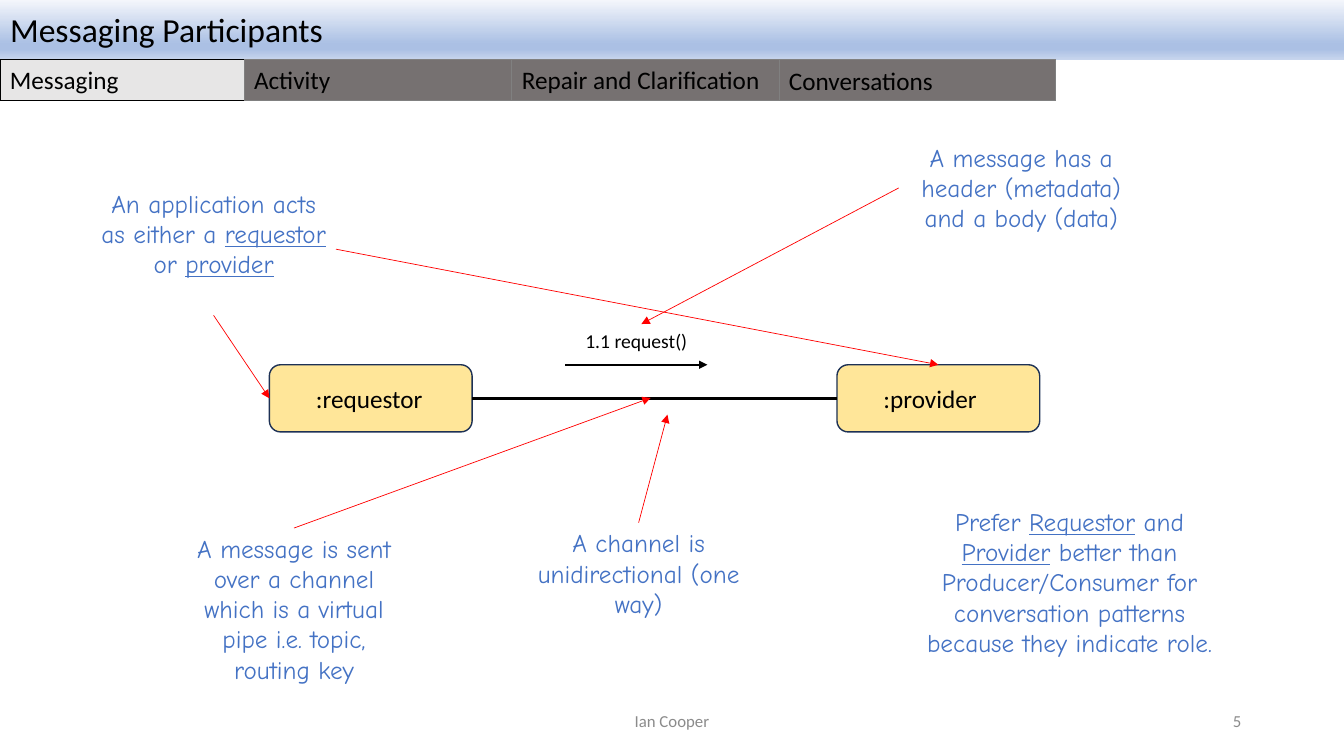
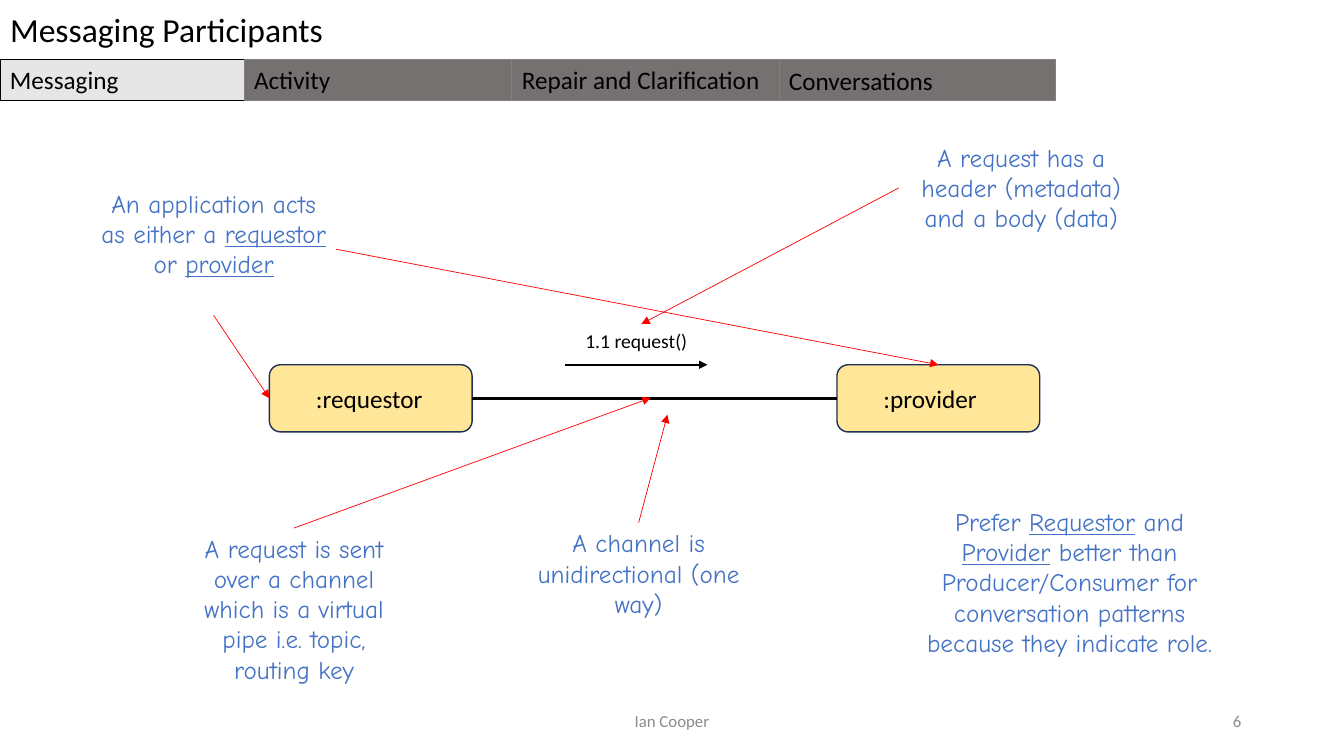
Before and after one commit to iancooper/Presentations, a slide deck: slide 6 of Conversation Patterns.pptx (slide 5 before the commit). Drawn at 1344x756 pixels with LibreOffice and Linux fonts; fonts in the diff are those of the drawing. Boxes give left, top, right and bottom in pixels: in the first picture for what was removed or moved away, otherwise in the second. Text is boxed around its words. In the diff, an @@ line names an element or a change of style, - is before the commit and + after.

```diff
--- a/Conversation Patterns.pptx
+++ b/Conversation Patterns.pptx
@@ rectangle "Messaging Participants" at box(0, 0, 1344, 60): fill gradient #F6F8FC to #ABC0E4 to #C7D5ED to #FFFFFF @@
@@ text at box(921, 150, 1121, 232): text changed @@
-A message has a header (metadata) and a body (data)
+A request has a header (metadata) and a body (data)
@@ text at box(204, 541, 384, 684): text changed @@
-A message is sent over a channel which is a virtual pipe i.e. topic, routing key
+A request is sent over a channel which is a virtual pipe i.e. topic, routing key
@@ page number at box(1233, 716, 1241, 727): text changed @@
-5
+6
```
Also in this commit, not shown: 50 other slides changed, 1 slide added, 1 other file.
